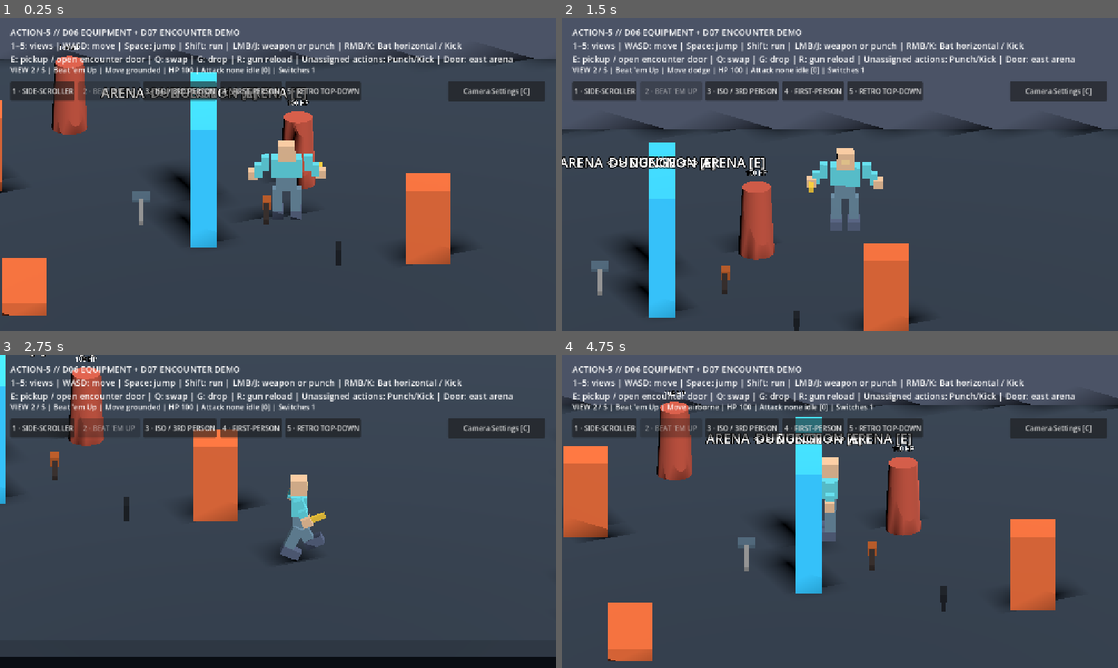
Above: before the commit, frames 1-4 (two rows, left to right).
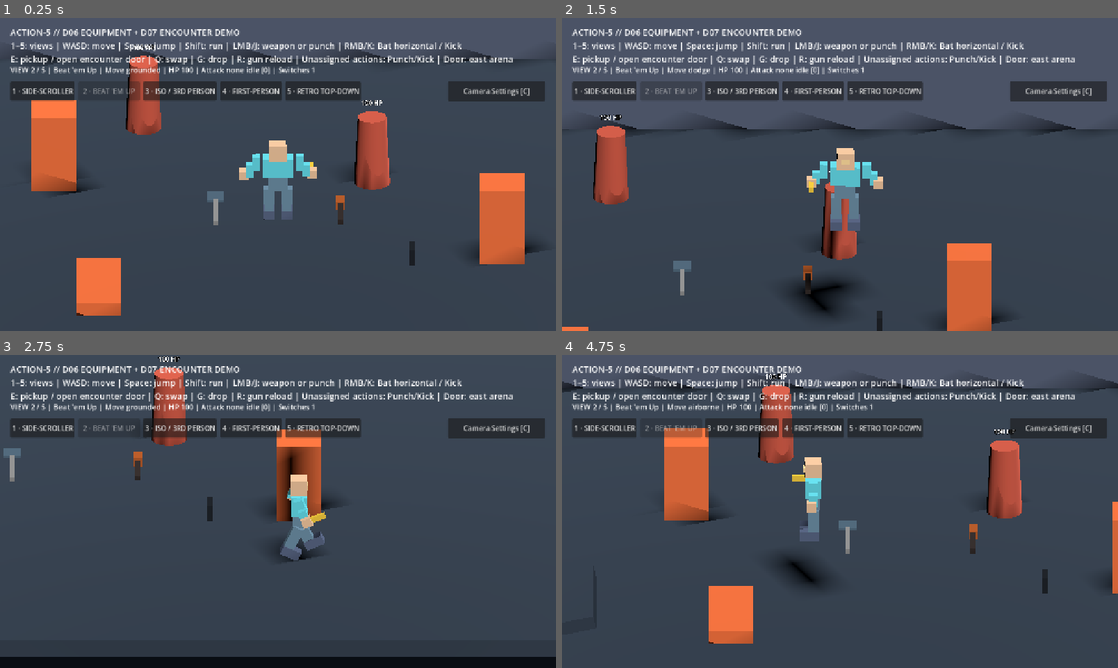
Above: after the commit, the same moments.

Repository: bravado/ACTION-5
Game: Godot game, scene res://demo/main.tscn
Two runs of this game, one before a commit and one after it. Both use one fixed random seed, a clock stepped at 60 frames per second and the inputs below.
Inputs (mouse positions are in pixels of both pictures, inside the frame that each line leads up to):
- Up to frame 1 (0.25 s): no input
- Up to frame 2 (1.5 s): tap Enter at 0.5 s; move the mouse to (962, 158) at 0.52 s; hold D (move_right) 0.53-1.28 s; tap Ctrl (actor_crouch) at 0.6 s; click (962, 158) at 0.67 s; tap Space (actor_jump) at 0.77 s; move the mouse to (728, 190) at 1.27 s; hold S (move_down) from 1.28 s (still down); tap Alt (actor_dodge) at 1.35 s
- Up to frame 3 (2.75 s): tap Space (actor_jump) at 1.52 s; move the mouse to (333, 442) at 2.02 s; release S (move_down) at 2.03 s; hold D (move_right) from 2.03 s (still down); tap K (actor_kick) at 2.1 s
- Up to frame 4 (4.75 s): move the mouse to (812, 574) at 2.77 s; release D (move_right) at 2.78 s; hold W (move_up) 2.78-3.53 s; tap J (actor_punch) at 2.85 s; click (812, 574) at 2.92 s; tap Space (actor_jump) at 3.02, 3.77, 4.52 s; move the mouse to (1006, 558) at 3.52 s; hold Shift (actor_run) 3.53-4.28 s; hold A (move_left) from 3.53 s (still down); move the mouse to (673, 464) at 4.27 s; tap X (actor_slide) at 4.35 s

The runs differ from the first frame. In frame 1, 22% of the frame differs, in the area x 0-97%, y 8-96%; in frame 2, 15%; in frame 3, 8.1%; in frame 4, 23%, in the area x 0-100%, y 6-98%.

Commit message:
fix(d08): use valid Godot scene resource comments for joined doorway

Diff:
--- a/demo/main.tscn
+++ b/demo/main.tscn
@@ -148,8 +148,8 @@
 
 [node name="EastWall" type="Node3D" parent="."]
 
-# Shared east wall, split around a real 2.5m opening centered at Z=-4.
-# The dungeon's western floor edge touches the arena at world X=14.
+; Shared east wall, split around a real 2.5m opening centered at Z=-4.
+; The dungeon's western floor edge touches the arena at world X=14.
 [node name="Upper" type="StaticBody3D" parent="EastWall"]
 position = Vector3(14, 1.5, -7.125)
 
@@ -230,7 +230,7 @@
 position = Vector3(-3.0, 0.0, -5.0)
 
 [node name="EncounterDoor" type="Node3D" parent="." groups=["action5_interactable"]]
-# One physical, two-sided gate for the arena AND dungeon.
+; One physical, two-sided gate for the arena AND dungeon.
 position = Vector3(14, 0, -4)
 script = ExtResource("14_door")
 keep_visual_when_open = true
@@ -286,7 +286,7 @@
 no_depth_test = true
 
 [node name="EncounterSector" parent="." instance=ExtResource("15_encounter")]
-# Dungeon west edge (26-12=14) joins the arena's east edge (+14).
+; Dungeon west edge (26-12=14) joins the arena's east edge (+14).
 position = Vector3(26.0, 0, 0)
 
 [node name="ArenaSpawn" type="Marker3D" parent="."]
